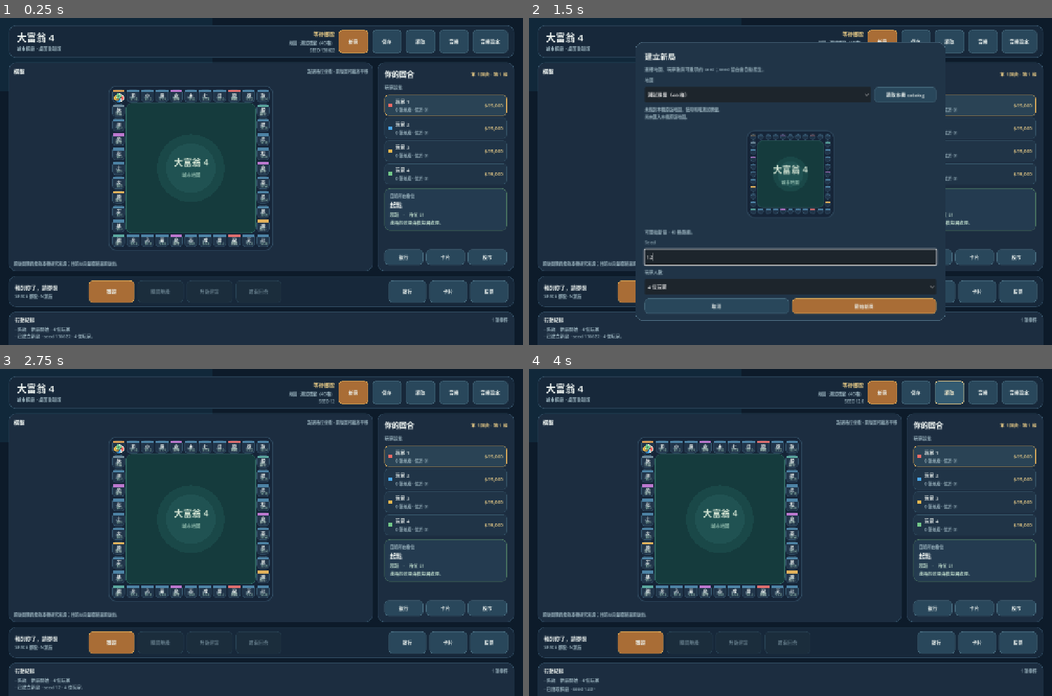
Above: before the commit, frames 1-4 (two rows, left to right).
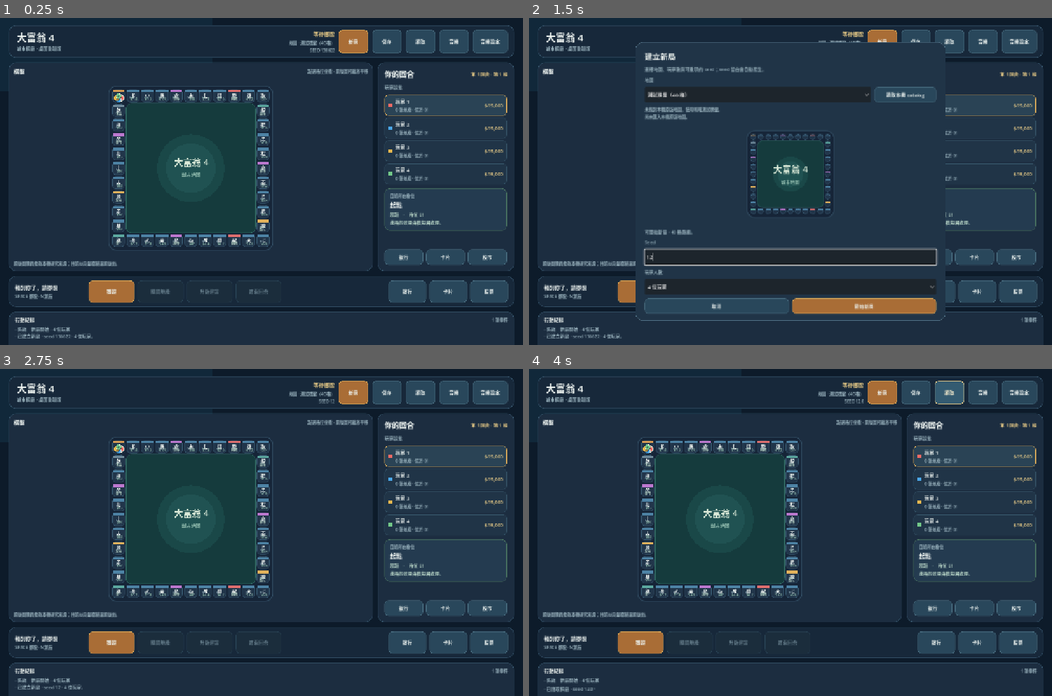
Above: after the commit, the same moments.

Repository: nurockplayer/richman4-remake
Game: Godot game, scene res://game/main.tscn
Same seed, same stepped clock (60 frames per second), same inputs: the game is played once before the commit and once after it.
Inputs (mouse positions are in pixels of both pictures, inside the frame that each line leads up to):
- Up to frame 1 (0.25 s): no input
- Up to frame 2 (1.5 s): click "新局" at 0.5 s; click (790, 256) at 1.27 s; type "12" at 1.35 s
- Up to frame 3 (2.75 s): click "開始新局" at 2 s
- Up to frame 4 (4 s): click "儲存" at 2.75 s; click "讀取" at 3.5 s

The runs differ from the first frame. In frame 1, 0.4% of the frame differs, in the area x 22-52%, y 23-70%; in frame 2, less than 0.1%; in frame 3, 0.4%; in frame 4, 0.4%.

Commit message:
fix: decouple scene texture resolution from world geometry

Diff:
--- a/game/platform/original_visuals.gd
+++ b/game/platform/original_visuals.gd
@@ -29,7 +29,7 @@
 	var identity := "%s:%d" % [source.get("edition", ""), int(source.get("map_number", 0))]
 	for entry in manifest.get("maps", []):
 		if entry is Dictionary and entry.get("id") == identity and entry.get("source_file_sha256") == source.get("source_file_sha256") and entry.get("graph_payload_sha256") == source.get("payload_sha256"):
-			if entry.get("width") == 2304 and entry.get("height") == 2304 and entry.get("lands") is Array and entry.get("house_sprites") is Array and entry.get("scenery", []) is Array and entry.get("scenery_sprites", []) is Array:
+			if world_rect(entry).has_area() and entry.get("lands") is Array and entry.get("house_sprites") is Array and entry.get("scenery", []) is Array and entry.get("scenery_sprites", []) is Array:
 				var valid := true
 				for land in entry.lands + entry.get("scenery", []):
 					if not land is Dictionary:
@@ -55,7 +55,7 @@
 	if not FileAccess.file_exists(path) or FileAccess.get_sha256(path) != record.sha256:
 		return null
 	var loaded := Image.load_from_file(path)
-	if loaded == null or loaded.is_empty():
+	if loaded == null or loaded.is_empty() or loaded.get_width() != record.get("width") or loaded.get_height() != record.get("height") or loaded.get_width() > 16384 or loaded.get_height() > 16384:
 		return null
 	var result := ImageTexture.create_from_image(loaded)
 	_textures[key] = result
@@ -80,11 +80,26 @@
 		var frames: Variant = sprite.get("frames", [])
 		if frames is Array and direction >= 0 and direction < frames.size() and frames[direction] is Dictionary:
 			var frame: Dictionary = frames[direction]
-			for key in ["x", "y", "width", "height"]:
-				if not _number(frame.get(key), -4096, 4096):
+			if not frame.get("logical") is Dictionary:
+				return {}
+			for key in ["anchor_x", "anchor_y", "width", "height"]:
+				if not _number(frame.logical.get(key), 1 if key in ["width", "height"] else -65535, 65535):
 					return {}
 			return frame
 	return {}
 
 func _number(value: Variant, low: int, high: int) -> bool:
 	return (value is int or value is float) and is_finite(float(value)) and floor(float(value)) == float(value) and value >= low and value <= high
+
+func world_rect(scene: Dictionary) -> Rect2:
+	var rect: Variant = scene.get("world_rect")
+	if not rect is Dictionary:
+		return Rect2()
+	for key in ["x", "y", "width", "height"]:
+		if not _number(rect.get(key), 1 if key in ["width", "height"] else -65535, 65535):
+			return Rect2()
+	return Rect2(rect.x, rect.y, rect.width, rect.height)
+
+func sprite_rect(frame: Dictionary, center: Vector2, scale_factor: float) -> Rect2:
+	var logical: Dictionary = frame.get("logical", {})
+	return Rect2(center - Vector2(logical.get("anchor_x", 0), logical.get("anchor_y", 0)) * scale_factor, Vector2(logical.get("width", 0), logical.get("height", 0)) * scale_factor)
--- a/game/ui/board_view.gd
+++ b/game/ui/board_view.gd
@@ -47,6 +47,7 @@
 
 func _ready() -> void:
 	clip_contents = true
+	texture_filter = CanvasItem.TEXTURE_FILTER_NEAREST
 	mouse_filter = Control.MOUSE_FILTER_STOP
 	set_process_input(true)
 	queue_redraw()
@@ -257,10 +258,9 @@
 	_draw_style_box(frame, Color("#11283a"), Color("#36546b"), 14.0, 1.0)
 	_scene = visuals.scene_for(map_definition)
 	_background = visuals.texture(_scene.get("image"))
-	if _background != null and _background.get_size() != Vector2(2304, 2304):
-		_background = null
 	if _background != null:
-		draw_texture_rect(_background, Rect2(_map_to_screen(Vector2.ZERO), Vector2(2304, 2304) * _map_scale() * map_zoom), false)
+		var bounds: Rect2 = visuals.world_rect(_scene)
+		draw_texture_rect(_background, Rect2(_map_to_screen(bounds.position), bounds.size * _map_scale() * map_zoom), false)
 	_draw_text("原版路網" if not preview_mode else "原版地圖預覽", Vector2(18.0, 28.0), size.x - 36.0, 13, Color("#d9e8d7"), HORIZONTAL_ALIGNMENT_LEFT)
 	_draw_text("滾輪縮放 · 中鍵／右鍵平移", Vector2(18.0, 47.0), size.x - 36.0, 9, Color("#8fb0bc"), HORIZONTAL_ALIGNMENT_LEFT)
 	for index in range(geometry.size()):
@@ -623,8 +623,7 @@
 	var sprite: Texture2D = visuals.texture(frame)
 	if sprite == null:
 		return false
-	var anchor := Vector2(float(frame.get("x", 0)), float(frame.get("y", 0)))
-	draw_texture_rect(sprite, Rect2(center - anchor * scale_factor, sprite.get_size() * scale_factor), false)
+	draw_texture_rect(sprite, visuals.sprite_rect(frame, center, scale_factor), false)
 	return true
 
 func _draw_original_houses() -> void:
--- a/tests/scene_visuals.gd
+++ b/tests/scene_visuals.gd
@@ -12,11 +12,11 @@
 func run() -> void:
 	var folder := "user://scene-fixture"
 	DirAccess.make_dir_recursive_absolute(folder.path_join("images"))
-	var picture := Image.create(2304, 2304, false, Image.FORMAT_RGBA8)
+	var picture := Image.create(4, 4, false, Image.FORMAT_RGBA8)
 	picture.fill(Color.GREEN)
 	picture.save_png(folder.path_join("images/test.png"))
-	var record := {"path": "images/test.png", "sha256": FileAccess.get_sha256(folder.path_join("images/test.png"))}
-	var scene := {"id": "Game:1", "source_file_sha256": "archive", "graph_payload_sha256": "graph", "width": 2304, "height": 2304, "image": record, "lands": [], "house_sprites": []}
+	var record := {"path": "images/test.png", "width": 4, "height": 4, "sha256": FileAccess.get_sha256(folder.path_join("images/test.png"))}
+	var scene := {"id": "Game:1", "source_file_sha256": "archive", "graph_payload_sha256": "graph", "world_rect": {"x": 0, "y": 0, "width": 2304, "height": 2304}, "image": record, "lands": [], "house_sprites": []}
 	var file := FileAccess.open(folder.path_join("manifest.json"), FileAccess.WRITE)
 	file.store_string(JSON.stringify({"schema": "richman4.scene-images/v1", "maps": [scene], "characters": {}}))
 	file.close()
@@ -48,6 +48,33 @@
 	await process_frame
 	await process_frame
 	expect(board.get_screen_position_for_index(1).distance_to(board.size * 0.5) < 1, "camera follows movement")
+	var original_point: Vector2 = board.get_screen_position_for_index(1)
+	var original_pan: Vector2 = board.map_pan
+	var original_zoom: float = board.map_zoom
+	for multiplier in [1, 2, 4]:
+		var replacement := Image.create(4 * multiplier, 4 * multiplier, false, Image.FORMAT_RGBA8)
+		replacement.fill(Color.BLUE)
+		replacement.save_png(folder.path_join("images/test.png"))
+		var updated := record.duplicate(true)
+		updated.width = 4 * multiplier
+		updated.height = 4 * multiplier
+		updated.sha256 = FileAccess.get_sha256(folder.path_join("images/test.png"))
+		visuals.manifest.maps[0].image = updated
+		var frame := updated.duplicate(true)
+		frame.logical = {"width": 20, "height": 30, "anchor_x": 5, "anchor_y": 10}
+		visuals.manifest.maps[0].house_sprites = [{"level": 1, "frames": [frame]}]
+		visuals.manifest.characters = {"Game": {"sprites": [{"character_id": 0, "frames": [frame]}]}}
+		expect(visuals.texture(updated).get_width() == 4 * multiplier, "replacement texture pixels load")
+		for sprite in [visuals.house(visuals.manifest.maps[0], 1, 0), visuals.character("Game", 0)]:
+			expect(visuals.sprite_rect(sprite, Vector2(100, 100), 2) == Rect2(90, 80, 40, 60), "replacement preserves sprite logical rectangle and anchor")
+		board.set_game_data(definition.board, [{"position": 1}], 0, definition, [1])
+		await process_frame
+		await process_frame
+		expect(board._background != null and board._background.get_width() == 4 * multiplier, "replacement background stays active")
+		expect(visuals.world_rect(board._scene) == Rect2(0, 0, 2304, 2304), "replacement retains ground world bounds")
+		expect(board.map_pan == original_pan and board.map_zoom == original_zoom, "replacement retains camera")
+		expect(board.get_screen_position_for_index(1) == original_point and board.select_at_position(original_point) == 1, "replacement retains route hitbox")
+	expect(board.texture_filter == CanvasItem.TEXTURE_FILTER_NEAREST, "low-resolution images use explicit nearest filtering")
 	board.set_game_data(definition.board, [], 0, wrong)
 	await process_frame
 	await process_frame
Not shown, changed: docs/original-scenes.md
Not shown, changed: tools/decode_original_ground.py
Not shown, changed: tools/package_scene_images.py
Not shown, changed: tools/test_package_scene_images.py
